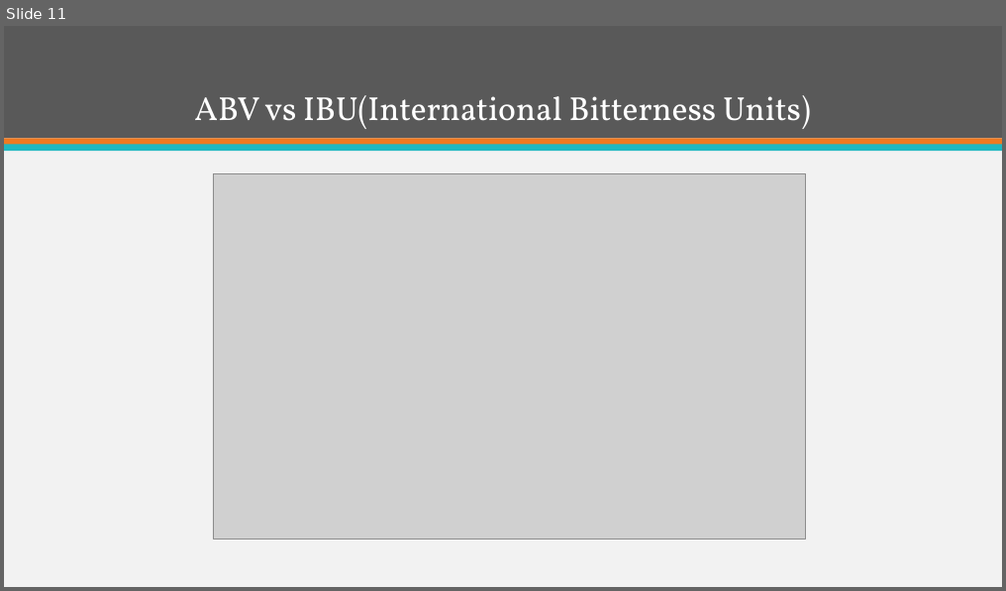
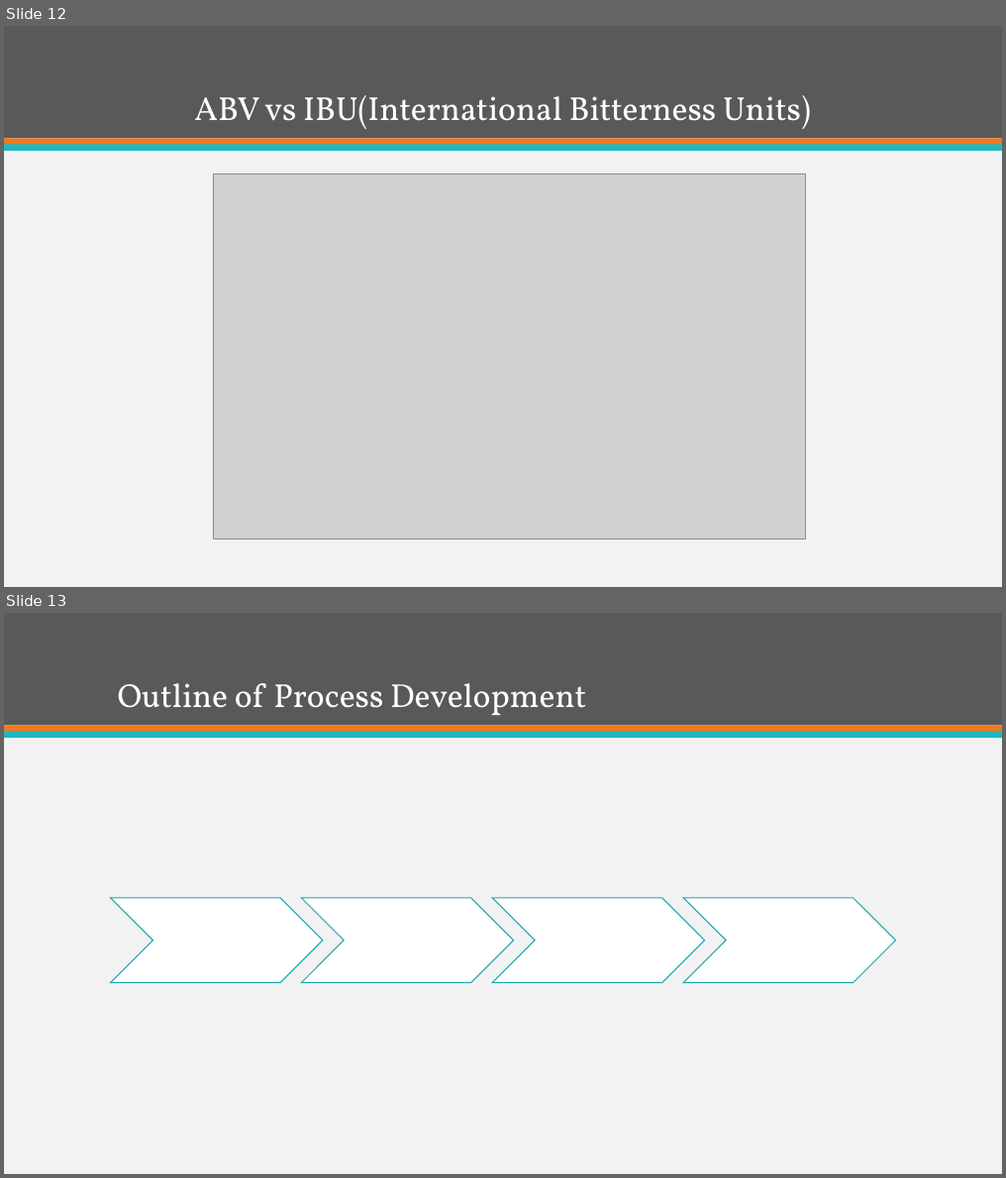
Before and after one commit to ItsGreyedOut/Brewery-Startup, a slide deck: presentation.pptx. Shown one above the other, each under a label of ours: slide 11 before the commit, slides 12 and 13 after it. The pictures are 1006x591 and 1006x1178 pixels, drawn with LibreOffice and Linux fonts; fonts in the diff are those of the drawing; grey boxes stand for pictures. Boxes give left, top, right and bottom in pixels: in the first picture for what was removed or moved away, otherwise in the second. Text is boxed around its words. In the diff, an @@ line names an element or a change of style, - is before the commit and + after.

```diff
--- a/presentation.pptx
+++ b/presentation.pptx
@@ slide 13 added at box(4, 613, 1002, 1174), background #F2F2F2; not listed: 3 template elements that a slide beside it also shows @@
@@ title added at box(118, 683, 586, 715), 32 pt, text #FFFFFF @@
+Outline of Process Development
@@ group added at box(110, 898, 896, 983): 4 chevrons @@
@@ what was slide 11 is now slide 12 @@
```
Also in this commit, not shown: 2 slides changed, 3 other slides added, 5 slides removed.
